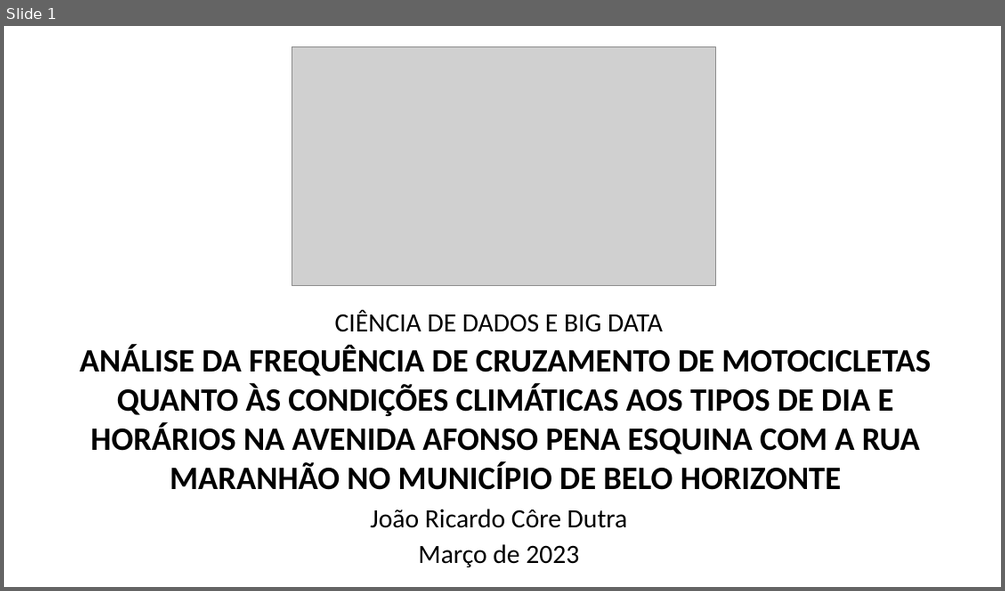
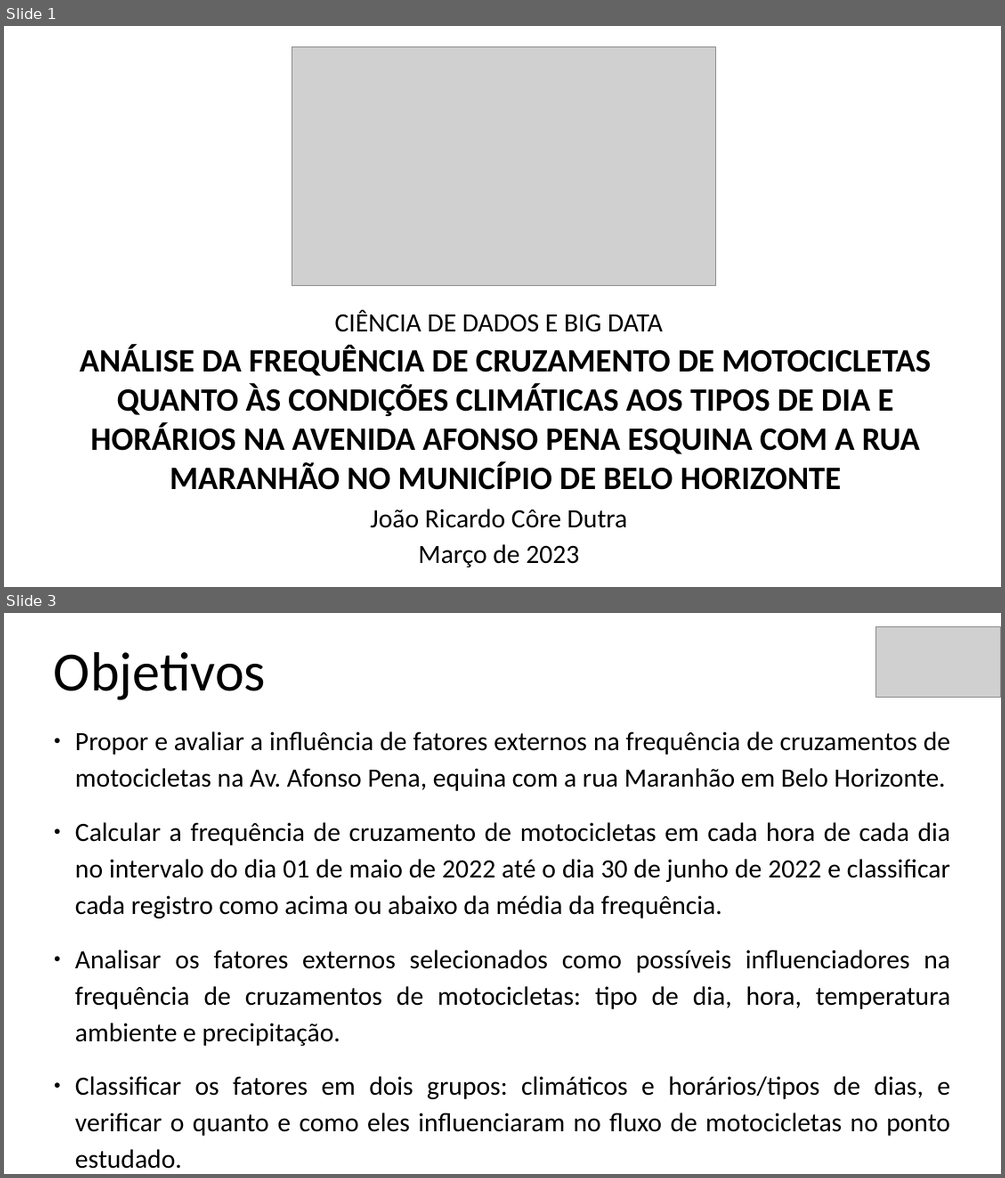
Before and after one commit to jrdutra/tcc_ciencia_de_dados_puc_minas, a slide deck: Apresentacao.odp. Shown one above the other, each under a label of ours: slide 1 before the commit, slides 1 and 3 after it; the slides between them are not shown. The pictures are 1005x591 and 1005x1178 pixels, drawn with LibreOffice and Linux fonts; fonts in the diff are those of the drawing; grey boxes stand for pictures. Boxes give left, top, right and bottom in pixels: in the first picture for what was removed or moved away, otherwise in the second. Text is boxed around its words. In the diff, an @@ line names an element or a change of style, - is before the commit and + after.

```diff
--- a/Apresentacao.odp
+++ b/Apresentacao.odp
@@ slide 3 added at (x1=4, y1=613, x2=1001, y2=1174), background #FFFFFF @@
@@ picture added at (x1=877, y1=627, x2=1001, y2=698) @@
@@ title added at (x1=54, y1=652, x2=266, y2=700), 44 pt, text #000000 @@
+Objetivos
@@ subtitle added at (x1=75, y1=731, x2=951, y2=1168), 21 pt, text #000000 @@
+● Propor e avaliar a influência de fatores externos na frequência de cruzamentos de motocicletas na Av. Afonso Pena, equina com a rua Maranhão em Belo Horizonte.
+● Calcular a frequência de cruzamento de motocicletas em cada hora de cada dia no intervalo do dia 01 de maio de 2022 até o dia 30 de junho de 2022 e classificar cada registro como acima ou abaixo da média da frequência.
+● Analisar os fatores externos selecionados como possíveis influenciadores na frequência de cruzamentos de motocicletas: tipo de dia, hora, temperatura ambiente e precipitação.
+● Classificar os fatores em dois grupos: climáticos e horários/tipos de dias, e verificar o quanto e como eles influenciaram no fluxo de motocicletas no ponto estudado.
```
Also in this commit, not shown: 15 other slides added, 1 slide removed, 3 other files.
